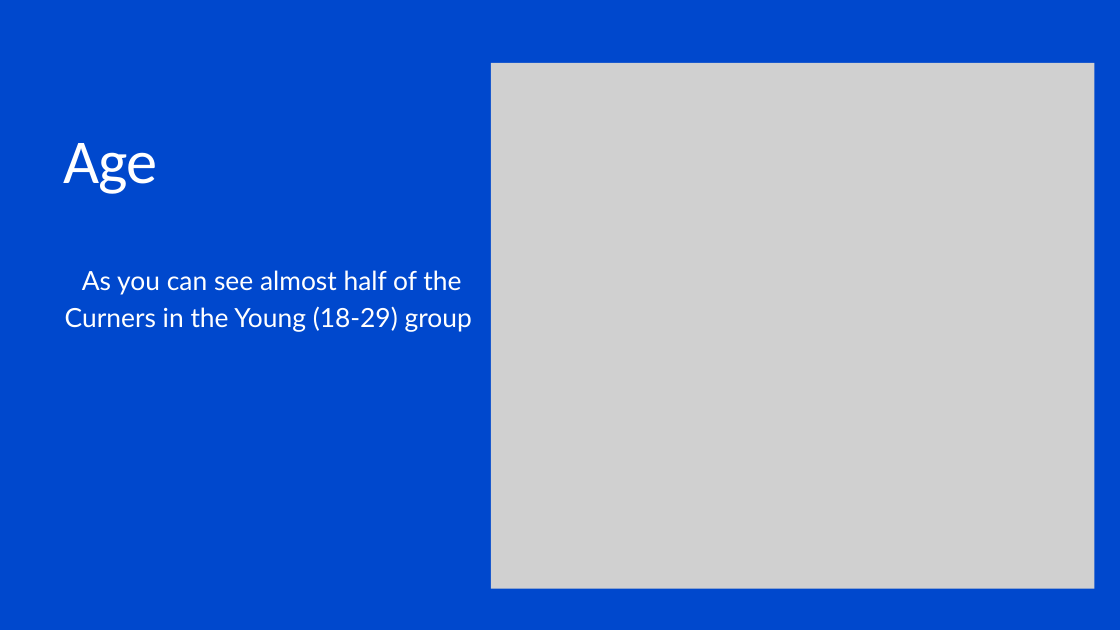
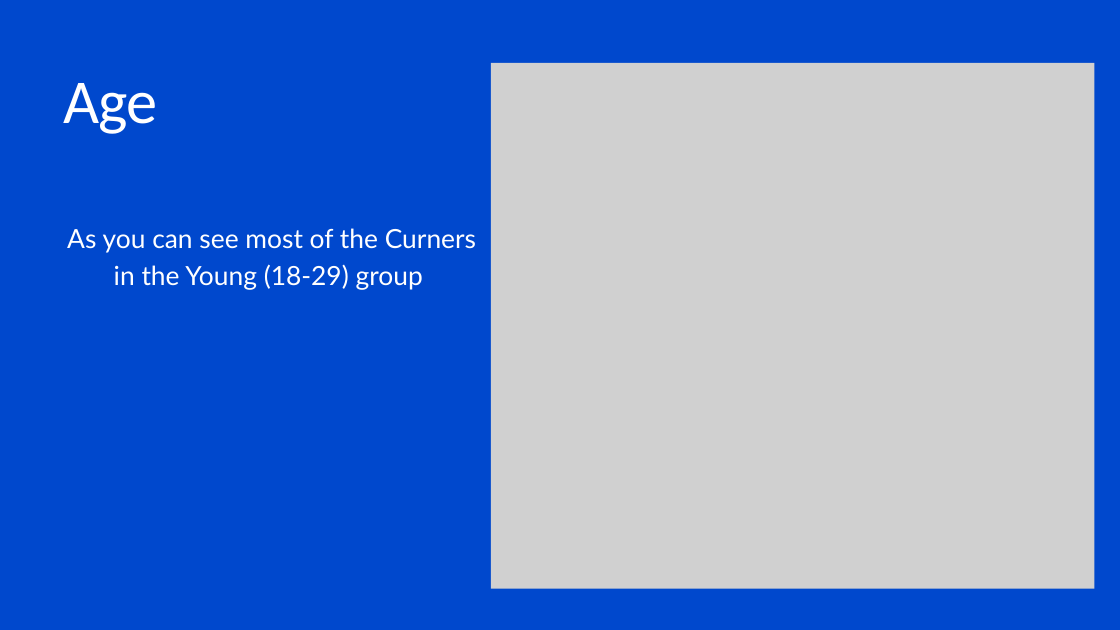
Before and after one commit to Mostafadars/Data-Analysis-DEPI, a slide deck: slide 7 of Customer Churn/Customer Churn Presentation.pptx (slide 4 before the commit). Drawn at 1120x630 pixels with LibreOffice and Linux fonts; fonts in the diff are those of the drawing; grey boxes stand for pictures. Boxes give left, top, right and bottom in pixels: in the first picture for what was removed or moved away, otherwise in the second. Text is boxed around its words. In the diff, an @@ line names an element or a change of style, - is before the commit and + after.

```diff
--- a/Customer Churn/Customer Churn Presentation.pptx
+++ b/Customer Churn/Customer Churn Presentation.pptx
@@ text "Age": place and size @@
-text "Age" at (63, 143, 158, 194)
+text "Age" at (63, 83, 158, 134)
@@ text at (67, 228, 476, 290): text changed @@
-As you can see almost half of the Curners in the Young (18-29) group
+As you can see most of the Curners in the Young (18-29) group
```
Also in this commit, not shown: 10 other slides changed, 6 slides added, 2 slides removed, 1 other file.
